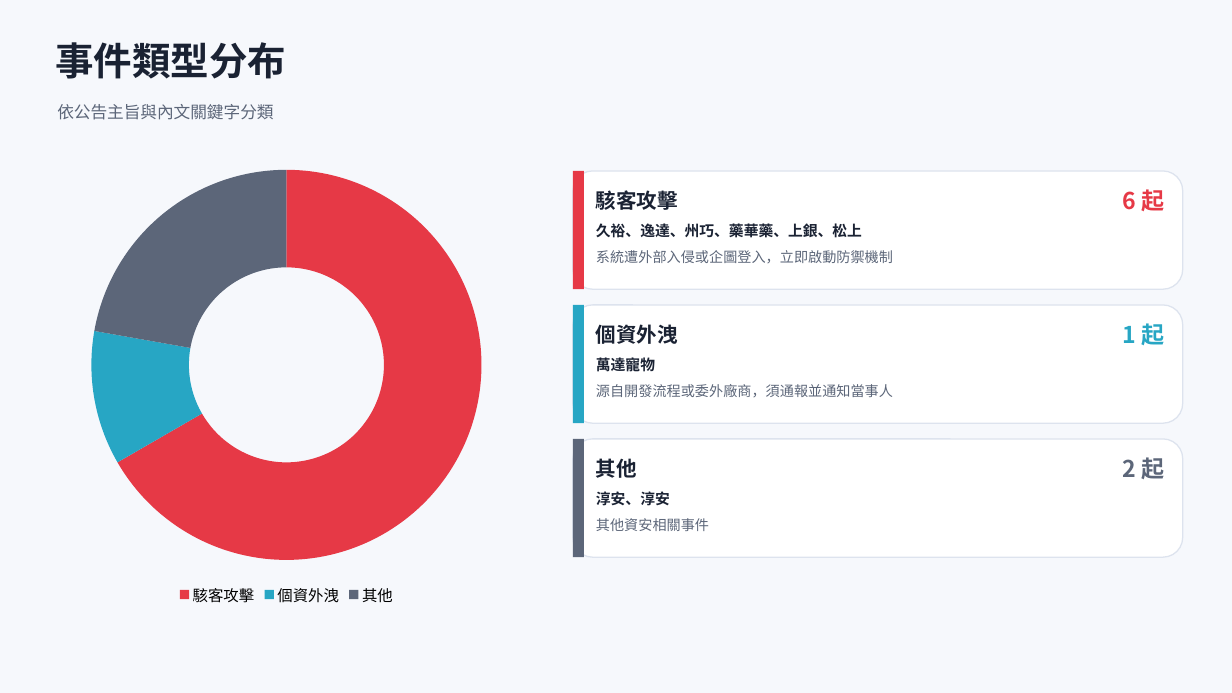
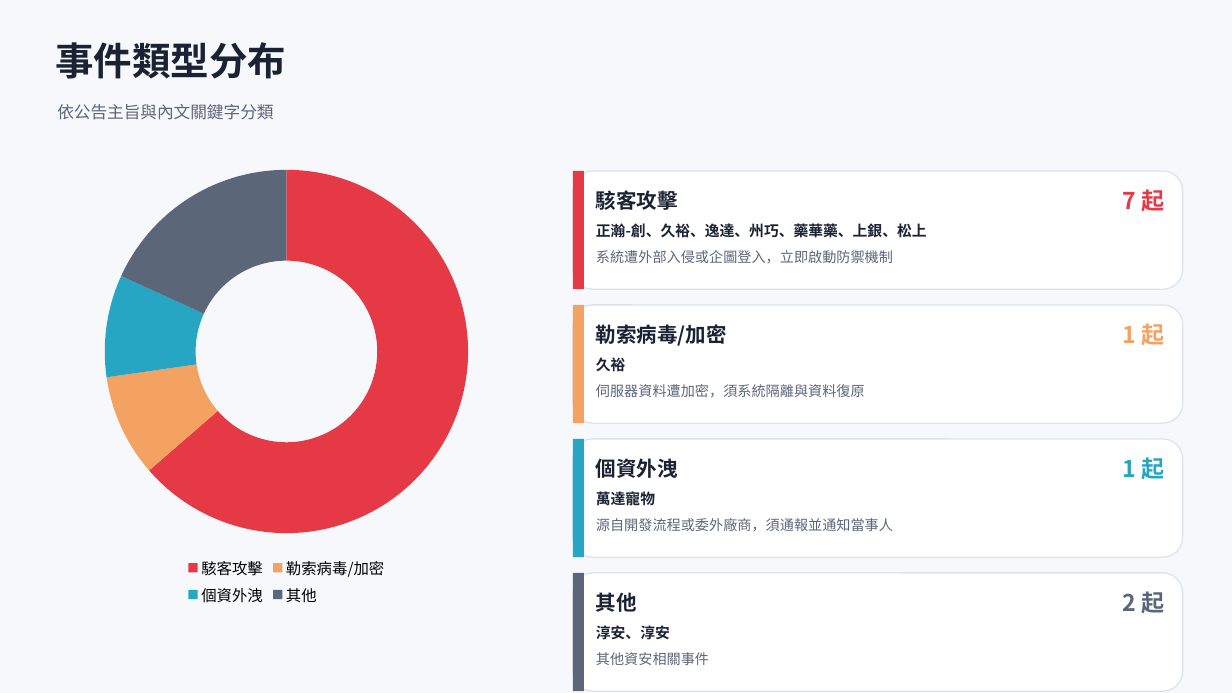
Before and after one commit to Johnnylin77/mops-isec-monitor, a slide deck: slide 3 of 資安事件因應分析.pptx. Drawn at 1232x693 pixels with LibreOffice and Linux fonts; fonts in the diff are those of the drawing. Boxes give left, top, right and bottom in pixels: in the first picture for what was removed or moved away, otherwise in the second. Text is boxed around its words. In the diff, an @@ line names an element or a change of style, - is before the commit and + after.

```diff
--- a/資安事件因應分析.pptx
+++ b/資安事件因應分析.pptx
@@ doughnut chart at (x1=46, y1=157, x2=527, y2=610) @@
-categories: 駭客攻擊, 個資外洩, 其他
+categories: 駭客攻擊, 勒索病毒/加密, 個資外洩, 其他
-Series 1: 67, 11, 22
+Series 1: 64, 9, 9, 18
@@ text at (x1=1122, y1=189, x2=1164, y2=211): text changed @@
-6 起
+7 起
@@ text at (x1=596, y1=223, x2=927, y2=238): text changed @@
-久裕、逸達、州巧、藥華藥、上銀、松上
+正瀚-創、久裕、逸達、州巧、藥華藥、上銀、松上
@@ rectangle at (x1=573, y1=305, x2=584, y2=423): fill #27A6C4 to #F4A261 @@
@@ text at (x1=596, y1=324, x2=727, y2=346): text changed @@
-個資外洩
+勒索病毒/加密
@@ text "1 起" at (x1=1122, y1=323, x2=1164, y2=345): text colour #27A6C4 to #F4A261 @@
@@ text at (x1=596, y1=357, x2=626, y2=372): text changed @@
-萬達寵物
+久裕
@@ text at (x1=596, y1=384, x2=865, y2=398): text changed @@
-源自開發流程或委外廠商，須通報並通知當事人
+伺服器資料遭加密，須系統隔離與資料復原
@@ rectangle at (x1=573, y1=439, x2=584, y2=557): fill #5C6679 to #27A6C4 @@
@@ text at (x1=596, y1=458, x2=678, y2=478): text changed @@
-其他
+個資外洩
@@ text at (x1=1122, y1=457, x2=1164, y2=479): text changed; text colour #5C6679 to #27A6C4 @@
-2 起
+1 起
@@ text at (x1=596, y1=489, x2=655, y2=508): text changed @@
-淳安、淳安
+萬達寵物
@@ text at (x1=596, y1=518, x2=893, y2=531): text changed @@
-其他資安相關事件
+源自開發流程或委外廠商，須通報並通知當事人
@@ rounded rectangle added at (x1=573, y1=573, x2=1183, y2=691), fill #FFFFFF, outline #DDE3EE 1 pt @@
@@ rectangle added at (x1=573, y1=573, x2=584, y2=691), fill #5C6679 @@
@@ text added at (x1=596, y1=592, x2=637, y2=612), 16 pt, text #1A2233, bold @@
+其他
@@ text added at (x1=1122, y1=591, x2=1164, y2=613), 18 pt, text #5C6679, bold @@
+2 起
@@ text added at (x1=596, y1=625, x2=670, y2=640), 11.5 pt, text #1A2233, bold @@
+淳安、淳安
@@ text added at (x1=596, y1=652, x2=709, y2=665), 11 pt, text #5C6679 @@
+其他資安相關事件
```
Also in this commit, not shown: 6 other slides changed, 2 other files.
